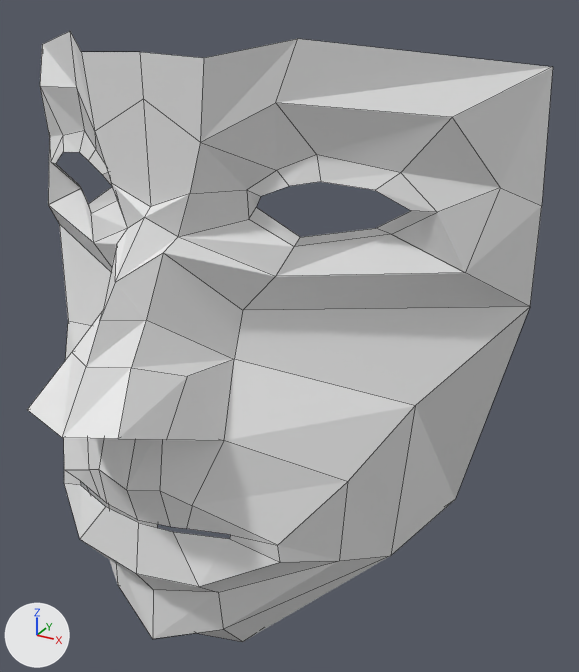
What one commit did to the Blender file justin3.blend.
Before and after are seen from a 50 mm lens placed at (4.03, -8.37, 2.86), pointed at (0.65, -2.23, -0.21). Lighting does not change. The marker at lower left points along +X, +Y and +Z. Mesh edges are drawn as thin lines.
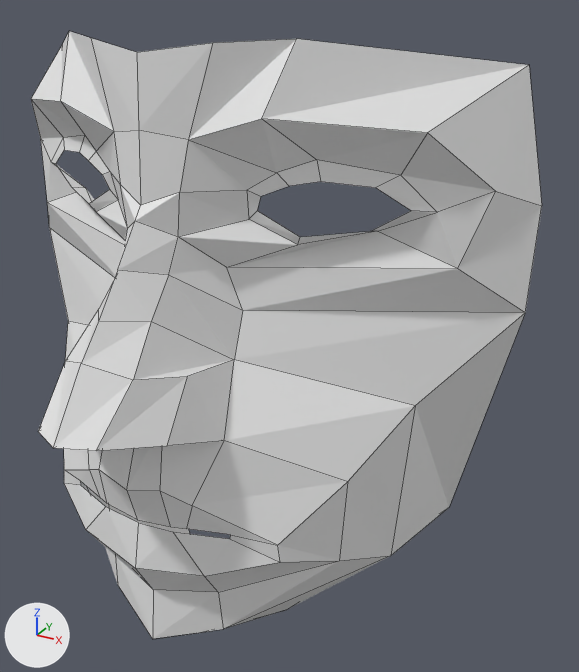
Commit message: Made the eye sockets a bit more apparent

Pixel boxes [x1, y1, x2, y2] of what changed, in the pictures (579 x 672 px; the box of a moved part takes in the faces that stretch with it):
'Plane', reshaped: before [27, 31, 553, 642]; after [31, 31, 542, 639]
part 1 of me_plane, moved or reshaped: before [27, 31, 553, 642]; after [31, 31, 542, 634]
part 2 of me_plane, moved or reshaped: [64, 481, 336, 592] in both

Patch to the scene script:
```diff
--- a/justin3.blend.py
+++ b/justin3.blend.py
@@ me_plane @@
 me_plane.from_pydata(...)  # 75 vertices, 55 faces; spans x -2.73..0.0, y -1.29..4.67, z -2.51..1.24
 # used by ob_plane; location = (0.0, -3.36, 1.2); rotation_euler = (-1.571, 0.0, -3.142), in degrees (-90, 0, -180)
 # verts and faces of me_plane; kept vertices keep their numbers, new ones are numbered from 75
+# me_plane part 1
+delete_vertices([47, 56, 60, 68])  # with the faces that use them
+verts[0] = (0.0, -1.19, 0.04)  # moved, pixel (136, 52)
+verts[1] = (-2.46, -1.07, -1.78)  # moved, pixel (529, 64)
+verts[2] = (0.0, 0.38, 0.45)  # moved, pixel (117, 269)
+verts[3] = (-2.73, 0.91, -1.53)  # moved, pixel (525, 312)
+verts[4] = (-0.57, -1.27, -0.12)  # moved, pixel (212, 42)
+verts[5] = (-0.24, 0.48, 0.13)  # moved, pixel (168, 274)
+verts[6] = (-0.36, -0.57, -0.05)  # moved, pixel (188, 139)
+verts[8] = (0.0, -0.63, 0.08)  # moved, pixel (138, 130)
+verts[9] = (0.0, 0.05, 0.2)  # moved, pixel (135, 220)
+verts[11] = (-2.01, 3.67, -2.35)  # moved, pixel (449, 507)
+verts[12] = (-2.24, 0.46, -1.07)  # moved, pixel (457, 268)
+verts[17] = (-2.01, -0.64, -0.8)  # moved, pixel (427, 132)
+verts[19] = (-0.58, 4.83, -1.19)  # moved, pixel (286, 609)
+verts[33] = (0.0, 0.71, 0.72)  # moved, pixel (98, 320)
+verts[36] = (-0.27, 0.77, 0.42)  # moved, pixel (151, 321)
+verts[41] = (-0.49, 0.52, -0.34)  # moved, pixel (226, 267)
+verts[42] = (-0.97, -0.76, -0.13)  # moved, pixel (261, 118)
+verts[44] = (-1.09, -1.29, -0.44)  # moved, pixel (296, 38)
+verts[48] = (-1.76, -0.28, -0.92)  # moved, pixel (400, 175)
+verts[59] = (-0.92, -0.3, -0.44)  # moved, pixel (276, 172)
+verts[49] = (-1.07, 0.28, -0.52)  # moved, pixel (297, 244)
+verts[50] = (-0.29, -0.17, 0.0)  # moved, pixel (179, 192)
+verts[51] = (-2.43, -0.16, -1.27)  # moved, pixel (495, 191)
+verts[52] = (0.0, -0.06, 0.12)  # moved, pixel (140, 205)
+verts[58] = (-1.18, -0.4, -0.6)  # moved, pixel (316, 159)
+verts[61] = (-1.62, -0.19, -0.77)  # moved, pixel (375, 187)
+verts[65] = (-0.76, 0.01, -0.39)  # moved, pixel (257, 210)
+verts[69] = (-0.29, 1.53, 1.2)  # moved, pixel (96, 450)
+verts[70] = (0.0, 1.51, 1.34)  # moved, pixel (53, 448)
+verts[71] = (0.0, 0.98, 0.96)  # moved, pixel (81, 363)
+verts[72] = (-0.34, 1.11, 0.78)  # moved, pixel (133, 379)
+verts[73] = (-0.61, 1.63, 0.76)  # moved, pixel (167, 445)
+verts[75] = (-1.57, 0.21, -0.96)  # pixel (377, 231)
+verts[76] = (-1.58, 0.16, -0.78)  # pixel (370, 231)
+faces += [(12, 75, 49, 41), (49, 75, 76, 62), (55, 64, 76, 75), (3, 53, 51, 12), (12, 51, 55, 75)]
+# me_plane part 2
+verts[16] = (-0.68, 3.09, 0.47)  # moved, pixel (204, 576)
+verts[23] = (0.0, 3.18, 0.59)  # moved, pixel (135, 568)
```
